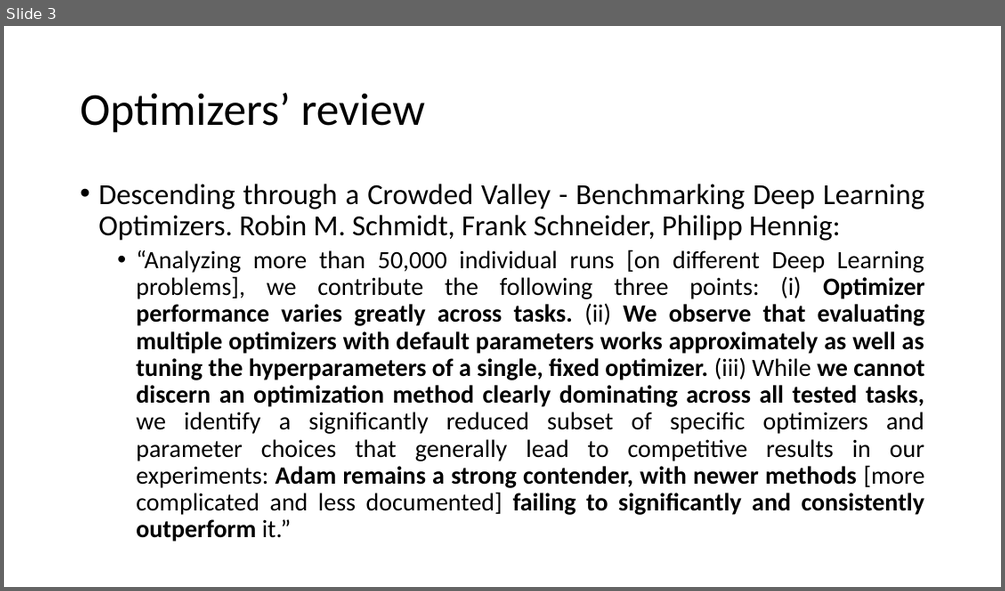
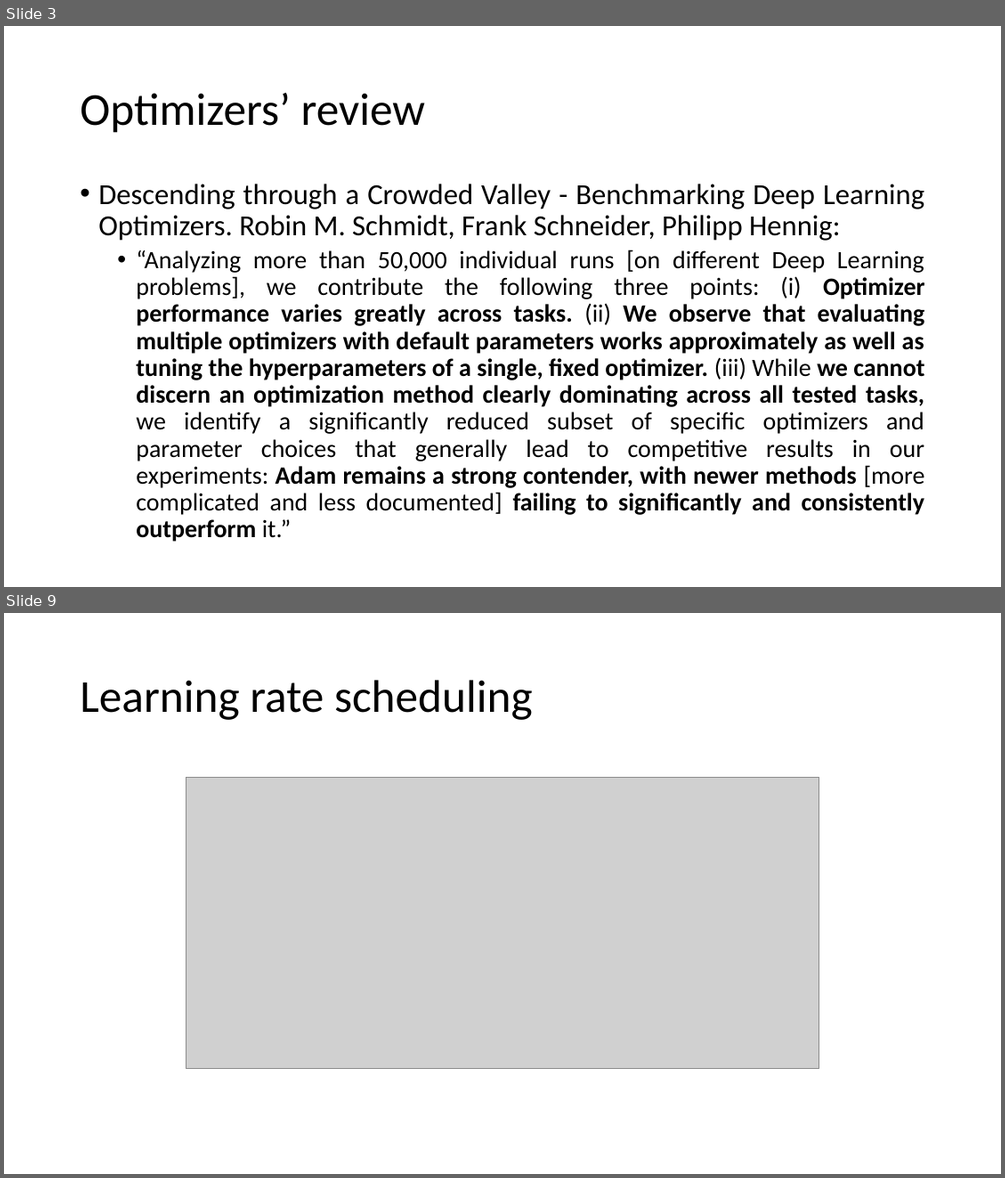
Before and after one commit to MICS-Lab/DeepLearningCourse, a slide deck: Slides_3.pptx. Shown one above the other, each under a label of ours: slide 3 before the commit, slides 3 and 9 after it; the slides between them are not shown. The pictures are 1005x591 and 1005x1178 pixels, drawn with LibreOffice and Linux fonts; fonts in the diff are those of the drawing; grey boxes stand for pictures. Boxes give left, top, right and bottom in pixels: in the first picture for what was removed or moved away, otherwise in the second. Text is boxed around its words. In the diff, an @@ line names an element or a change of style, - is before the commit and + after.

```diff
--- a/Slides_3.pptx
+++ b/Slides_3.pptx
@@ slide 9 added at (4, 613, 1001, 1174), background #FFFFFF @@
@@ title added at (80, 680, 533, 720), 44 pt, text #000000 @@
+Learning rate scheduling
@@ picture added at (186, 777, 819, 1069) @@
```
Also in this commit, not shown: 10 other slides added.
